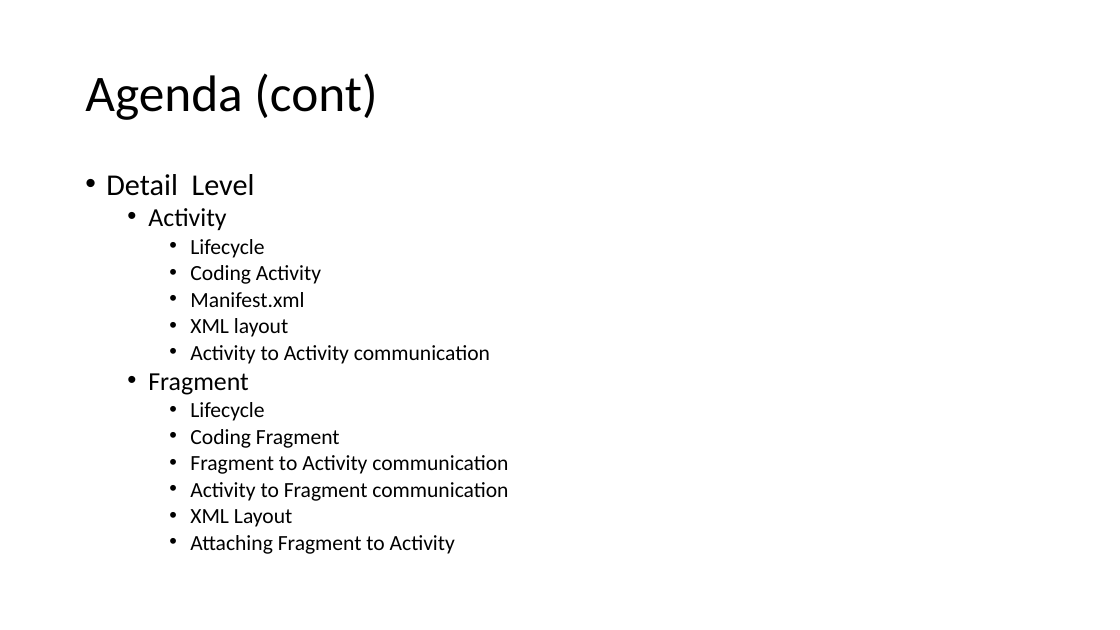
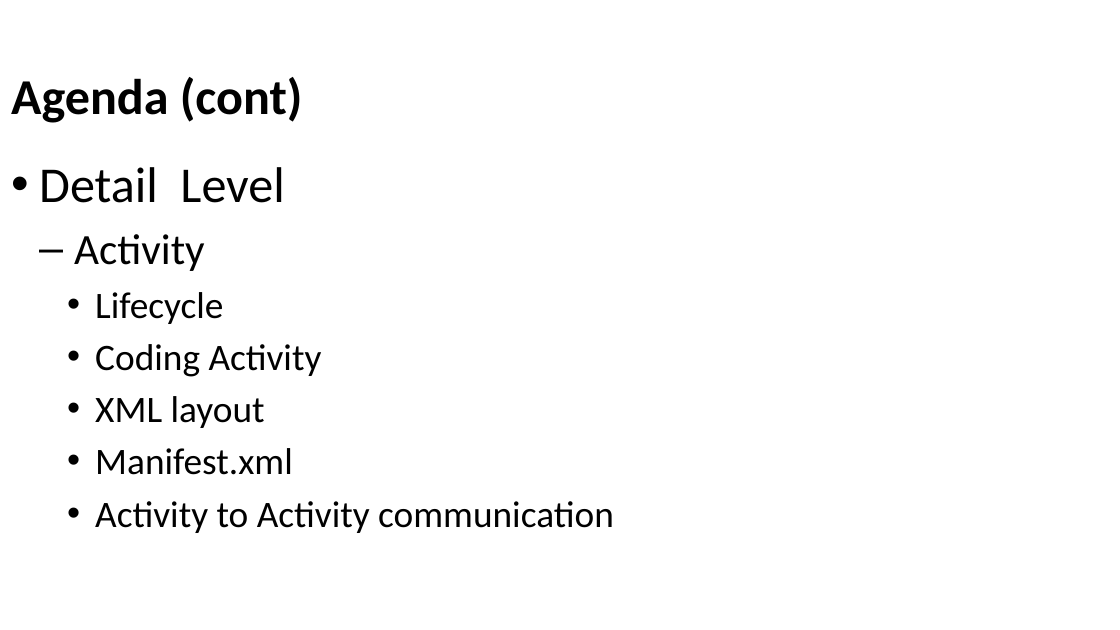
Before and after one commit to Batch-xx/Android-Lunch-Learn, a slide deck: slide 4 of slides/Android Studio_Activities_Fragments.pptx. Drawn at 1120x630 pixels with LibreOffice and Linux fonts; fonts in the diff are those of the drawing; background and template pictures are left out. Boxes give left, top, right and bottom in pixels: in the first picture for what was removed or moved away, otherwise in the second. Text is boxed around its words. In the diff, an @@ line names an element or a change of style, - is before the commit and + after.

Commit message:
Added activity lifecycle and template

```diff
--- a/slides/Android Studio_Activities_Fragments.pptx
+++ b/slides/Android Studio_Activities_Fragments.pptx
@@ title "Agenda (cont)": place and size @@
-title "Agenda (cont)" at box(85, 73, 377, 120)
+title "Agenda (cont)" at box(11, 77, 303, 123)
@@ title "Agenda (cont)" at box(11, 77, 303, 123): size 44 to 43 pt, bold on; line spacing 0.9 to 1 @@
@@ text "Detail Level": place and size @@
-text "Detail Level" at box(106, 174, 508, 554)
+text "Detail Level" at box(39, 167, 614, 533)
@@ text at box(39, 167, 614, 533): size 25.9 to 43 pt in "Detail Level"; size 22.2 to 37 pt in "Activity"; size 18.5 to 32 pt in "Lifecycle", "Coding Activity", "Manifest.xml", "Activity to Activity communication"; indent changed; line spacing 0.8 to 1; less space between paragraphs; bullet • to –; more space between paragraphs @@
@@ text at box(190, 318, 288, 337): paragraph removed @@
-    • XML layout
@@ text at box(148, 373, 508, 554): paragraphs removed @@
-  • Fragment
-    • Lifecycle
-    • Coding Fragment
-    • Fragment to Activity communication
-    • Activity to Fragment communication
-    • XML Layout
-    • Attaching Fragment to Activity
@@ text at box(95, 396, 265, 428): paragraph added @@
+    • XML layout
```
Also in this commit, not shown: 11 other slides changed, 10 slides added, 1 slide removed, 2 other files.
